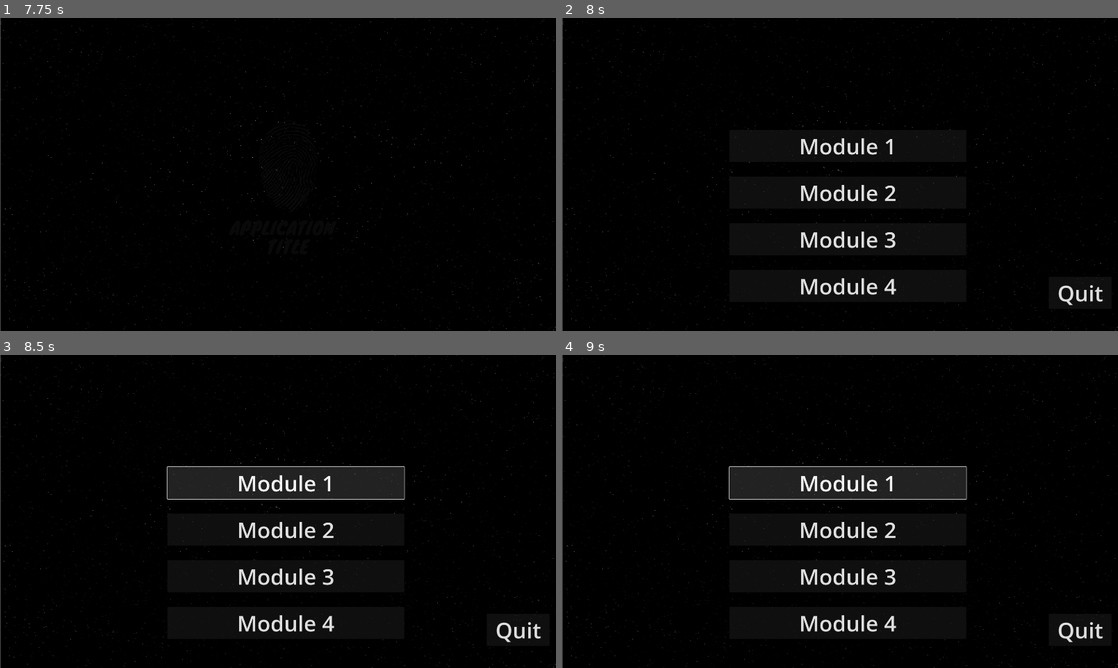
Above: before the commit, frames 1-4 (two rows, left to right).
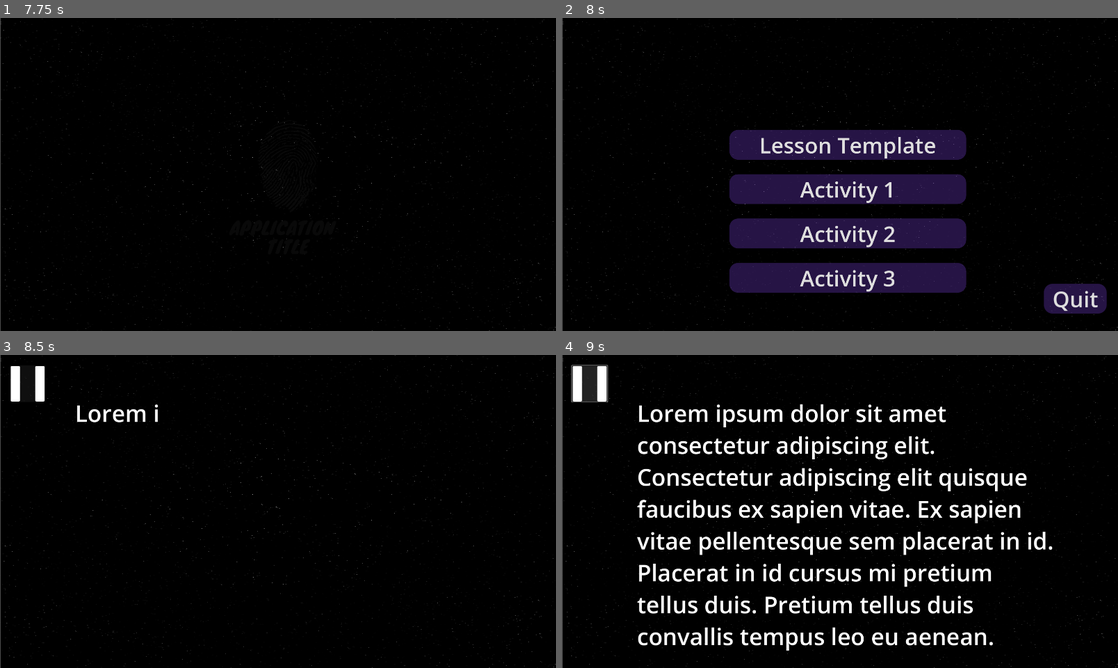
Above: after the commit, the same moments.

Repository: mrl-barua/ForensiScan
Game: Godot game, scene res://src/scenes/Splash/EngineSplash.tscn
Two runs of this game, one before a commit and one after it. Both use one fixed random seed, a clock stepped at 60 frames per second and the inputs below.
Inputs (mouse positions are in pixels of both pictures, inside the frame that each line leads up to; where the layout moved, square brackets give the same spot in the first picture):
- Up to frame 1 (7.75 s): tap Enter (ui_accept) at 0.5, 1.35, 1.52, 1.82, 2, 2.85, 3.02, 3.32, 4.35, 4.52, 4.82, 5.85, 6.02, 6.32, 6.5, 7.35, 7.52 s; move the mouse to (400, 158) at 0.52 s; hold Enter (ui_accept) 0.53-1.28 s; click (400, 158) at 0.67 s; move the mouse to (166, 190) at 1.27 s; click (166, 190) at 1.42 s; move the mouse to (333, 105) at 2.02 s; hold Enter (ui_accept) 2.03-2.78 s; click (333, 105) at 2.17 s; move the mouse to (250, 237) at 2.77 s; click (250, 237) at 2.92 s; move the mouse to (444, 221) at 3.52 s; hold Enter (ui_accept) 3.53-4.28 s; click (444, 221) at 3.67 s; move the mouse to (111, 127) at 4.27 s; click (111, 127) at 4.42 s; move the mouse to (305, 174) at 5.02 s; hold Enter (ui_accept) 5.03-5.78 s; click (305, 174) at 5.17 s; move the mouse to (194, 96) at 5.77 s; click (194, 96) at 5.92 s; move the mouse to (400, 158) at 6.52 s; hold Enter (ui_accept) 6.53-7.28 s; click (400, 158) at 6.67 s; move the mouse to (166, 190) at 7.27 s; click (166, 190) at 7.42 s
- Up to frame 2 (8 s): tap Enter (ui_accept) at 7.82 s
- Up to frame 3 (8.5 s): click (283, 483) at 8 s, where only the run before the commit has a clickable "Module 1"
- Up to frame 4 (9 s): click (589, 383) [845, 483] at 8.75 s

Frame 1 is identical in both runs. In frame 2, 17% of the frame differs, in the area x 30-98%, y 35-95%; in frame 3, 6.6%; in frame 4, 16%.

Commit message:
feat: add template for lesson content display

Diff:
--- /dev/null
+++ b/src/scenes/Lesson/Lesson_1.tscn
@@ -0,0 +1,31 @@
+[gd_scene load_steps=4 format=3 uid="uid://5tp5n57e3ewq"]
+
+[ext_resource type="Script" path="res://src/scripts/Lesson/Lesson_1.gd" id="1_jm22h"]
+[ext_resource type="Texture2D" uid="uid://byio0luq7uppw" path="res://assets/images/Background/StarField.png" id="1_jx1wo"]
+[ext_resource type="Texture2D" uid="uid://co6vggjtf6v0r" path="res://assets/images/Icon/Pause.png" id="2_jgh26"]
+
+[node name="Lesson1" type="Node2D"]
+script = ExtResource("1_jm22h")
+
+[node name="StarField" type="Sprite2D" parent="."]
+position = Vector2(966, 541)
+scale = Vector2(1.88281, 1.05859)
+texture = ExtResource("1_jx1wo")
+metadata/_edit_lock_ = true
+
+[node name="Button" type="Button" parent="."]
+offset_left = 34.0
+offset_top = 36.0
+offset_right = 203.0
+offset_bottom = 300.0
+scale = Vector2(0.730667, 0.479373)
+icon = ExtResource("2_jgh26")
+
+[node name="Label" type="RichTextLabel" parent="."]
+offset_left = 259.0
+offset_top = 145.0
+offset_right = 1736.0
+offset_bottom = 263.0
+theme_override_font_sizes/normal_font_size = 80
+text = "Rich Text"
+fit_content = true
--- a/src/scenes/MainMenu.tscn
+++ b/src/scenes/MainMenu.tscn
@@ -1,7 +1,8 @@
-[gd_scene load_steps=3 format=3 uid="uid://dil8qcyfhtjau"]
+[gd_scene load_steps=4 format=3 uid="uid://dil8qcyfhtjau"]
 
 [ext_resource type="Texture2D" uid="uid://byio0luq7uppw" path="res://assets/images/Background/StarField.png" id="1_1bg10"]
 [ext_resource type="Script" path="res://src/scripts/MainMenu/MainMenu.gd" id="1_a00hu"]
+[ext_resource type="StyleBox" uid="uid://c3wm6txdis2nx" path="res://src/styles/button_style.tres" id="3_kxrrv"]
 
 [node name="MainMenu" type="Node2D"]
 script = ExtResource("1_a00hu")
@@ -21,36 +22,42 @@
 offset_bottom = 988.0
 theme_override_constants/separation = 50
 
-[node name="Button" type="Button" parent="CanvasLayer/MainButtons"]
+[node name="StartLessonButton" type="Button" parent="CanvasLayer/MainButtons"]
 layout_mode = 2
 theme_override_font_sizes/font_size = 75
-text = "Module 1"
+theme_override_styles/normal = ExtResource("3_kxrrv")
+text = "Lesson Template"
 
 [node name="Button2" type="Button" parent="CanvasLayer/MainButtons"]
 layout_mode = 2
 theme_override_font_sizes/font_size = 75
-text = "Module 2"
+theme_override_styles/normal = ExtResource("3_kxrrv")
+text = "Activity 1"
 
 [node name="Button3" type="Button" parent="CanvasLayer/MainButtons"]
 layout_mode = 2
 theme_override_font_sizes/font_size = 75
-text = "Module 3"
+theme_override_styles/normal = ExtResource("3_kxrrv")
+text = "Activity 2"
 
 [node name="Button4" type="Button" parent="CanvasLayer/MainButtons"]
 layout_mode = 2
 theme_override_font_sizes/font_size = 75
-text = "Module 4"
+theme_override_styles/normal = ExtResource("3_kxrrv")
+text = "Activity 3"
 
 [node name="SideButtons" type="VBoxContainer" parent="CanvasLayer"]
-offset_left = 1681.0
-offset_top = 893.0
-offset_right = 1898.0
-offset_bottom = 1066.0
+offset_left = 1664.0
+offset_top = 917.0
+offset_right = 1881.0
+offset_bottom = 1090.0
 theme_override_constants/separation = 80
 
 [node name="QuitButton" type="Button" parent="CanvasLayer/SideButtons"]
 layout_mode = 2
 theme_override_font_sizes/font_size = 75
+theme_override_styles/normal = ExtResource("3_kxrrv")
 text = "Quit"
 
+[connection signal="pressed" from="CanvasLayer/MainButtons/StartLessonButton" to="." method="_on_start_lesson_button_pressed"]
 [connection signal="pressed" from="CanvasLayer/SideButtons/QuitButton" to="." method="_on_quit_button_pressed"]
--- /dev/null
+++ b/src/scripts/Lesson/Lesson_1.gd
@@ -0,0 +1,43 @@
+extends Node2D
+
+@export var full_text: String = "Lorem ipsum dolor sit amet consectetur adipiscing elit. Consectetur adipiscing elit quisque faucibus ex sapien vitae. Ex sapien vitae pellentesque sem placerat in id. Placerat in id cursus mi pretium tellus duis. Pretium tellus duis convallis tempus leo eu aenean."
+@export var delay: float = 0.05
+
+var _current_index := 0
+var _typing := false
+var _skip := false
+@onready var label: RichTextLabel = $Label
+
+func _ready():
+	start_typing()
+
+func start_typing():
+	_typing = true
+	_skip = false
+	_current_index = 0
+	label.text = ""
+	_show_next_letter()
+
+func _show_next_letter():
+	if _skip:
+		label.text = full_text
+		_typing = false
+		return
+
+	if _current_index < full_text.length():
+		label.text += full_text[_current_index]
+		_current_index += 1
+		await get_tree().create_timer(delay).timeout
+		_show_next_letter()
+	else:
+		_typing = false
+
+func skip_typing():
+	_skip = true
+
+func _input(event):
+	if event.is_action_pressed("ui_accept") and _typing:
+		skip_typing()
+
+	if event is InputEventScreenTouch and event.pressed and _typing:
+		skip_typing()
--- a/src/scripts/MainMenu/MainMenu.gd
+++ b/src/scripts/MainMenu/MainMenu.gd
@@ -6,5 +6,8 @@
 	if quit_button:
 		quit_button.pressed.connect(_on_quit_button_pressed)
 
+func _on_start_lesson_button_pressed():
+	get_tree().change_scene_to_file("res://src/scenes/Lesson/Lesson_1.tscn")
+
 func _on_quit_button_pressed() -> void:
 	get_tree().quit()
--- /dev/null
+++ b/src/styles/button_style.tres
@@ -0,0 +1,8 @@
+[gd_resource type="StyleBoxFlat" format=3 uid="uid://c3wm6txdis2nx"]
+
+[resource]
+bg_color = Color(0.372549, 0.196078, 0.670588, 0.403922)
+corner_radius_top_left = 30
+corner_radius_top_right = 30
+corner_radius_bottom_right = 30
+corner_radius_bottom_left = 30
Binary file added: assets/images/Icon/Pause.png
Not shown, added: assets/images/Icon/Pause.png.import
